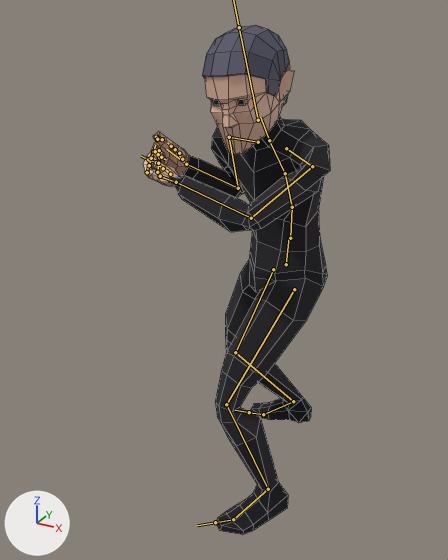
The FBX model GameJamSpy/Assets/Models/Characters/Animations/p2_idle.fbx, before and after one commit.
Before and after are seen from a 50 mm camera at (0.8, -1.897, 1.708) aimed at (-0.122, -0.219, 0.869). The lights are fixed; the arrows at lower left show +X, +Y and +Z. Both versions are drawn at frame 4 of the action 'p2_Idle'; the numbers are the values there. The bones that bend it are drawn over the model as lines. Mesh edges are drawn as thin lines.
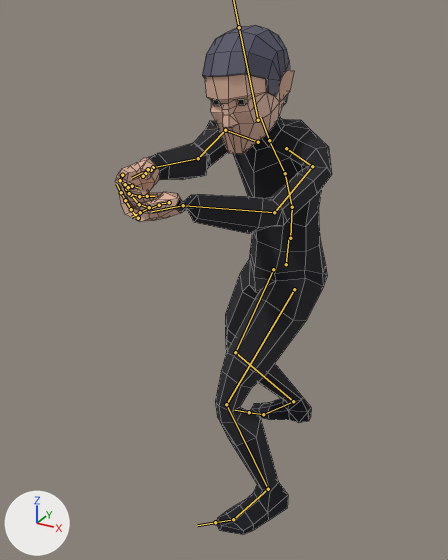
What changed in the scene script:
```text
Change bone_leftarm:
    where bone_leftarm = bpy.data.objects['root'].pose.bones['LeftArm']  # child of 'LeftShoulder'
    bone_leftarm.rotation_quaternion: (0.71, -0.184, 0.132, 0.667) -> (0.731, -0.102, -0.276, 0.616)  # degrees (-5, 26, 85) -> degrees (-31, -16, 85)
Change bone_leftforearm:
    where bone_leftforearm = bpy.data.objects['root'].pose.bones['LeftForeArm']  # child of 'LeftArm'
    bone_leftforearm.rotation_quaternion: (0.836, 0.018, -0.011, 0.548) -> (0.969, 0.02, -0.005, 0.246)  # degrees (1, -2, 66) -> degrees (2, -1, 28)
Change bone_lefthand:
    where bone_lefthand = bpy.data.objects['root'].pose.bones['LeftHand']  # child of 'LeftForeArm'
    bone_lefthand.rotation_quaternion: (0.581, -0.079, -0.803, -0.11) -> (-0.344, -0.042, 0.829, 0.439)  # degrees (-16, -108, 0) -> degrees (-63, -148, 26)
Change bone_rightshoulder:
    where bone_rightshoulder = bpy.data.objects['root'].pose.bones['RightShoulder']  # child of 'Spine2'
    bone_rightshoulder.rotation_quaternion: (0.983, -0.169, 0.065, -0.041) -> (0.94, -0.293, 0.153, -0.087)  # degrees (-20, 7, -6) -> degrees (-36, 14, -15)
Change bone_rightarm:
    where bone_rightarm = bpy.data.objects['root'].pose.bones['RightArm']  # child of 'RightShoulder'
    bone_rightarm.rotation_quaternion: (0.913, 0.36, 0.192, 0.019) -> (-0.436, -0.432, -0.346, 0.71)  # degrees (45, 20, 11) -> degrees (-16, 66, -128)
Change bone_rightforearm:
    where bone_rightforearm = bpy.data.objects['root'].pose.bones['RightForeArm']  # child of 'RightArm'
    bone_rightforearm.rotation_quaternion: (-0.403, -0.008, -0.018, 0.915) -> (0.999, 0.02, 0.001, -0.051)  # degrees (-2, 2, -132) -> degrees (2, 0, -6)
Change bone_righthand:
    where bone_righthand = bpy.data.objects['root'].pose.bones['RightHand']  # child of 'RightForeArm'
    bone_righthand.rotation_quaternion: (0.978, -0.189, -0.078, 0.041) -> (0.954, -0.116, -0.178, 0.212)  # degrees (-22, -8, 6) -> degrees (-18, -17, 28)
```

Boxes (x1, y1, x2, y2) around the edits, measured in the pictures (448 x 560 px):
'mesh', posed (16% wider): before (143, 25, 330, 534); after (115, 25, 332, 534)
bone 'LeftArm', root to tip: before (312, 166) to (251, 218); after (312, 166) to (274, 212)
bone 'LeftForeArm', root to tip: before (251, 218) to (176, 182); after (274, 212) to (183, 205)
bone 'LeftHand', root to tip: before (176, 182) to (158, 176); after (183, 205) to (152, 211)
bone 'RightShoulder', root to tip: before (258, 142) to (229, 137); after (258, 142) to (225, 130)
bone 'RightArm', root to tip: before (229, 137) to (238, 188); after (225, 130) to (198, 158)
bone 'RightForeArm', root to tip: before (238, 188) to (186, 164); after (198, 158) to (153, 167)
bone 'RightHand', root to tip: before (186, 164) to (166, 149); after (153, 167) to (131, 178)
